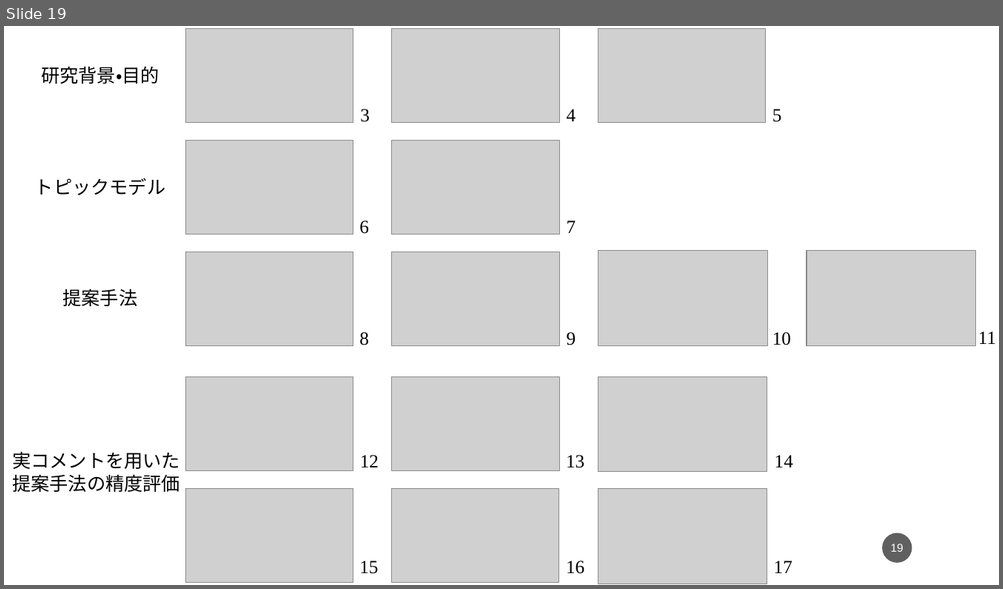
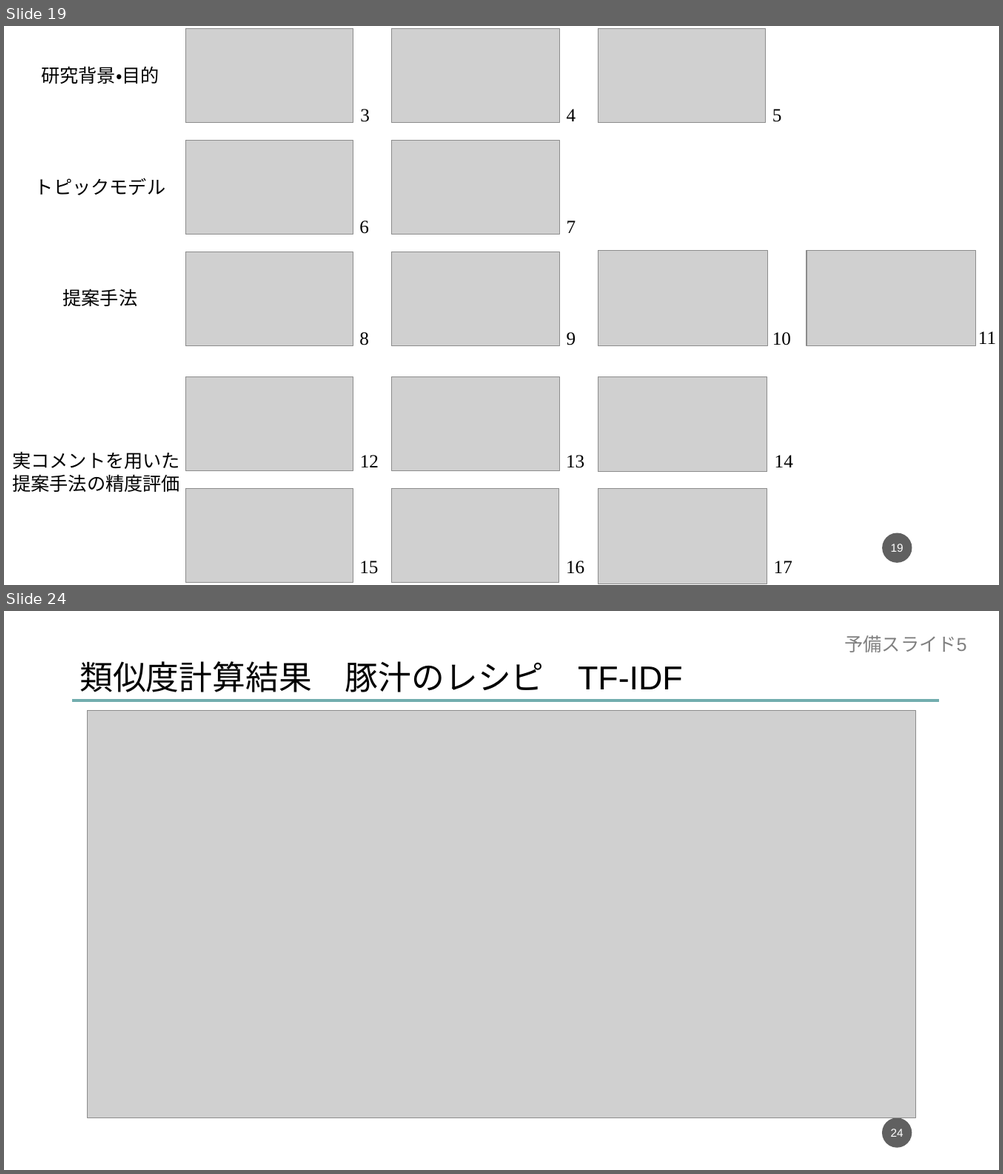
Before and after one commit to dora937nishikori/investigation, a slide deck: 修論/修論発表資料.pptx. Shown one above the other, each under a label of ours: slide 19 before the commit, slides 19 and 24 after it; the slides between them are not shown. The pictures are 1003x589 and 1003x1174 pixels, drawn with LibreOffice and Linux fonts; fonts in the diff are those of the drawing; grey boxes stand for pictures. Boxes give left, top, right and bottom in pixels: in the first picture for what was removed or moved away, otherwise in the second. Text is boxed around its words. In the diff, an @@ line names an element or a change of style, - is before the commit and + after.

```diff
--- a/修論/修論発表資料.pptx
+++ b/修論/修論発表資料.pptx
@@ slide 24 added at (4, 611, 999, 1170), background #FFFFFF @@
@@ text added at (844, 635, 966, 652), 18 pt, text #808080 @@
+予備スライド5
@@ text added at (79, 661, 683, 692), 32 pt, text #000000 @@
+類似度計算結果 豚汁のレシピ TF-IDF
@@ line added from (73, 701) to (939, 701), #72ADAE 3 pt @@
@@ picture added at (88, 711, 915, 1119) @@
@@ page number added at (882, 1119, 912, 1148), fill #1D1D1D at 70% opacity, 11 pt, text #FFFFFF @@
+24
```
Also in this commit, not shown: 1 slide changed, 6 other slides added, 15 other files.
